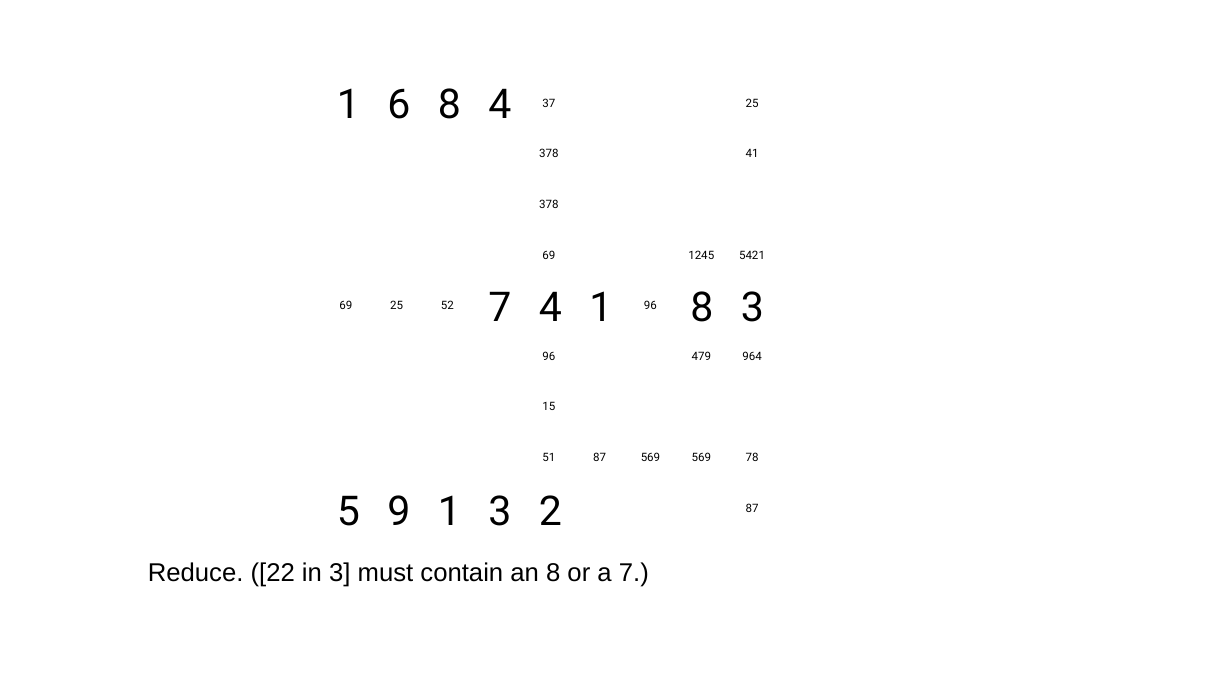
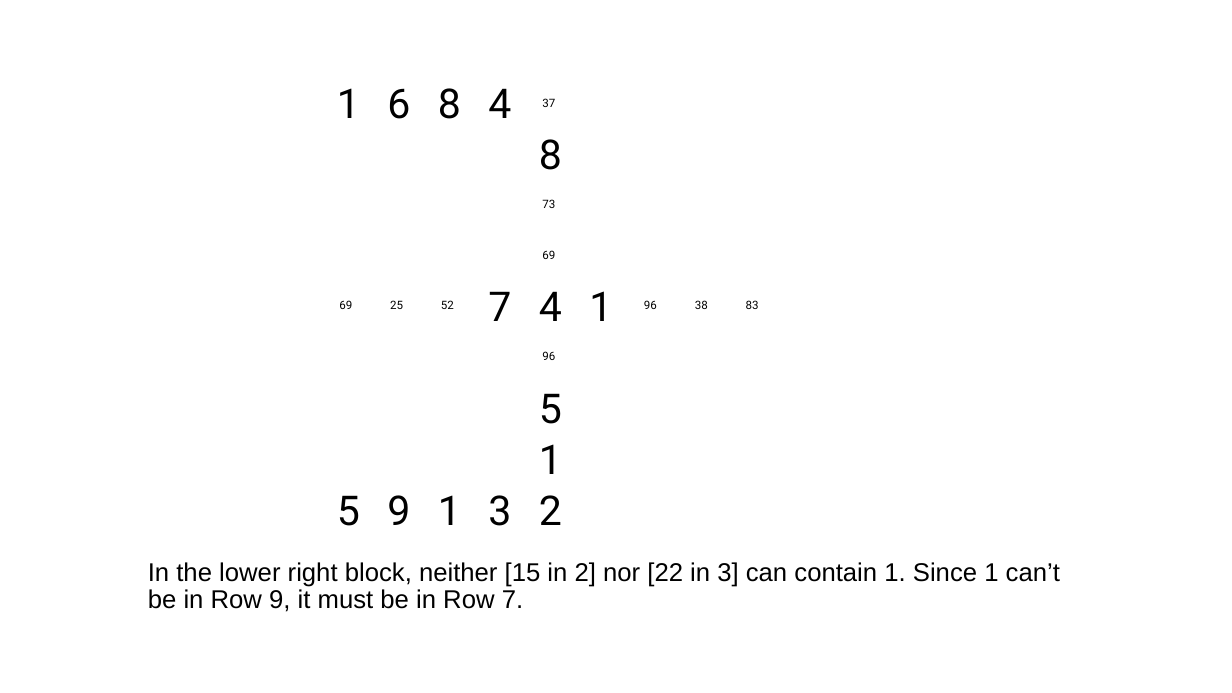
Before and after one commit to jhardis/WSJ_Number_Puzzles, a slide deck: slide 17 of 20269704_1.pptx (slide 22 before the commit). Drawn at 1232x693 pixels with LibreOffice and Linux fonts; fonts in the diff are those of the drawing; background and template pictures are left out. Boxes give left, top, right and bottom in pixels: in the first picture for what was removed or moved away, otherwise in the second. Text is boxed around its words. In the diff, an @@ line names an element or a change of style, - is before the commit and + after.

```diff
--- a/20269704_1.pptx
+++ b/20269704_1.pptx
@@ text removed at <box>746,98,759,107</box> @@
-25
@@ text "8": place and size @@
-text "8" at <box>690,291,713,322</box>
+text "8" at <box>539,139,562,170</box>
@@ text removed at <box>539,148,558,157</box> @@
-378
@@ text removed at <box>746,149,759,157</box> @@
-41
@@ text at <box>542,199,555,208</box>: text changed @@
-378
+73
@@ text removed at <box>688,250,714,259</box> @@
-1245
@@ text removed at <box>739,250,765,259</box> @@
-5421
@@ text removed at <box>741,291,764,322</box> @@
-3
@@ text added at <box>695,300,708,309</box>, 9 pt, text #000000 @@
+38
@@ text added at <box>746,300,759,309</box>, 9 pt, text #000000 @@
+83
@@ text removed at <box>692,351,711,360</box> @@
-479
@@ text removed at <box>742,351,761,360</box> @@
-964
@@ text added at <box>539,393,562,424</box>, 32 pt, text #000000 @@
+5
@@ text removed at <box>542,401,555,410</box> @@
-15
@@ text added at <box>539,444,562,474</box>, 32 pt, text #000000 @@
+1
@@ text removed at <box>542,452,555,461</box> @@
-51
@@ text removed at <box>593,452,606,461</box> @@
-87
@@ text removed at <box>641,452,660,461</box> @@
-569
@@ text removed at <box>692,452,711,461</box> @@
-569
@@ text removed at <box>746,452,759,461</box> @@
-78
@@ text removed at <box>746,503,759,512</box> @@
-87
@@ text at <box>148,562,1060,612</box>: text changed @@
-Reduce. ([22 in 3] must contain an 8 or a 7.)
+In the lower right block, neither [15 in 2] nor [22 in 3] can contain 1. Since 1 can’t be in Row 9, it must be in Row 7.
```
Also in this commit, not shown: 30 other slides changed, 15 slides added, 24 slides removed.
